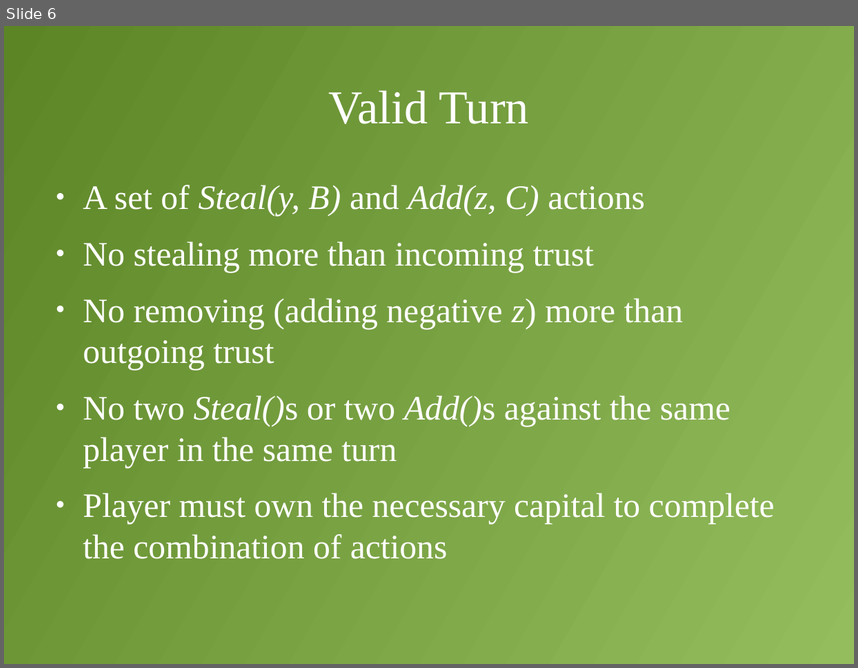
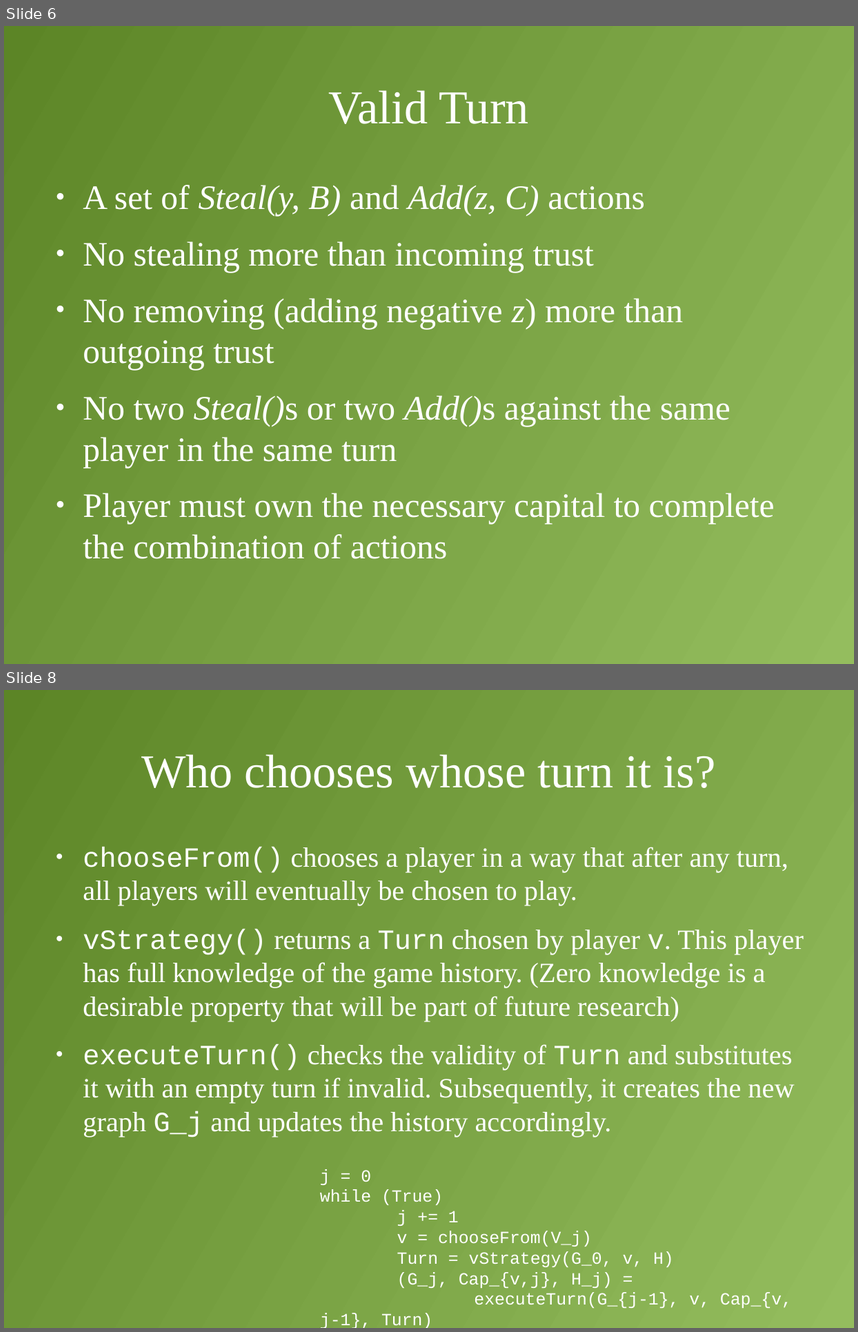
Before and after one commit to decrypto-org/TrustIsRisk, a slide deck: presentations/AtheCrypt10-1-2017/AtheCrypt10-1-2017.odp. Shown one above the other, each under a label of ours: slide 6 before the commit, slides 6 and 8 after it; the slides between them are not shown. The pictures are 858x668 and 858x1332 pixels, drawn with LibreOffice and Linux fonts; fonts in the diff are those of the drawing. Boxes give left, top, right and bottom in pixels: in the first picture for what was removed or moved away, otherwise in the second. Text is boxed around its words. In the diff, an @@ line names an element or a change of style, - is before the commit and + after.

Commit message:
add TrustIsRisk Game code and explanation

```diff
--- a/presentations/AtheCrypt10-1-2017/AtheCrypt10-1-2017.odp
+++ b/presentations/AtheCrypt10-1-2017/AtheCrypt10-1-2017.odp
@@ slide 8 added at (x1=4, y1=690, x2=854, y2=1328), background gradient #94BD5E to #5C8526 @@
@@ title added at (x1=141, y1=754, x2=716, y2=788), 44 pt, text #FFFFFF @@
+Who chooses whose turn it is?
@@ text added at (x1=83, y1=847, x2=804, y2=1137), 26 pt, text #FFFFFF @@
+● chooseFrom() chooses a player in a way that after any turn, all players will eventually be chosen to play.
+● vStrategy() returns a Turn chosen by player v. This player has full knowledge of the game history. (Zero knowledge is a desirable property that will be part of future research)
+● executeTurn() checks the validity of Turn and substitutes it with an empty turn if invalid. Subsequently, it creates the new graph G_j and updates the history accordingly.
@@ text added at (x1=320, y1=1169, x2=792, y2=1328), 16 pt, text #FFFFFF @@
+j = 0
+while (True)
+j += 1
+v = chooseFrom(V_j)
+Turn = vStrategy(G_0, v, H)
+(G_j, Cap_{v,j}, H_j) =
+executeTurn(G_{j-1}, v, Cap_{v, j-1}, Turn)
```
Also in this commit, not shown: 1 slide changed.
